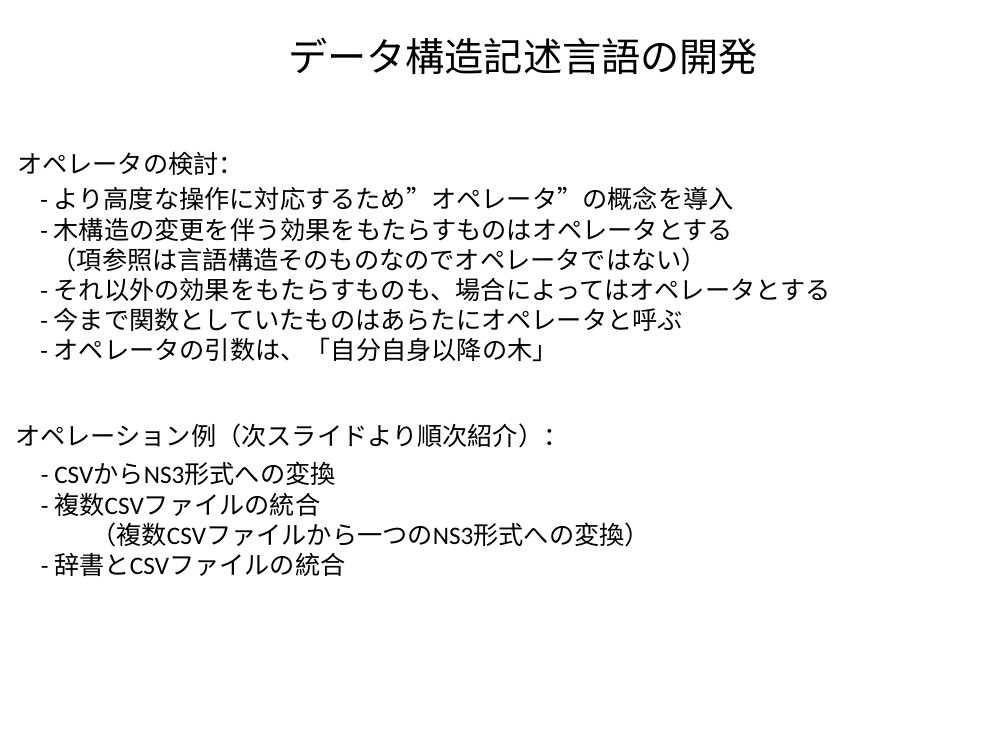
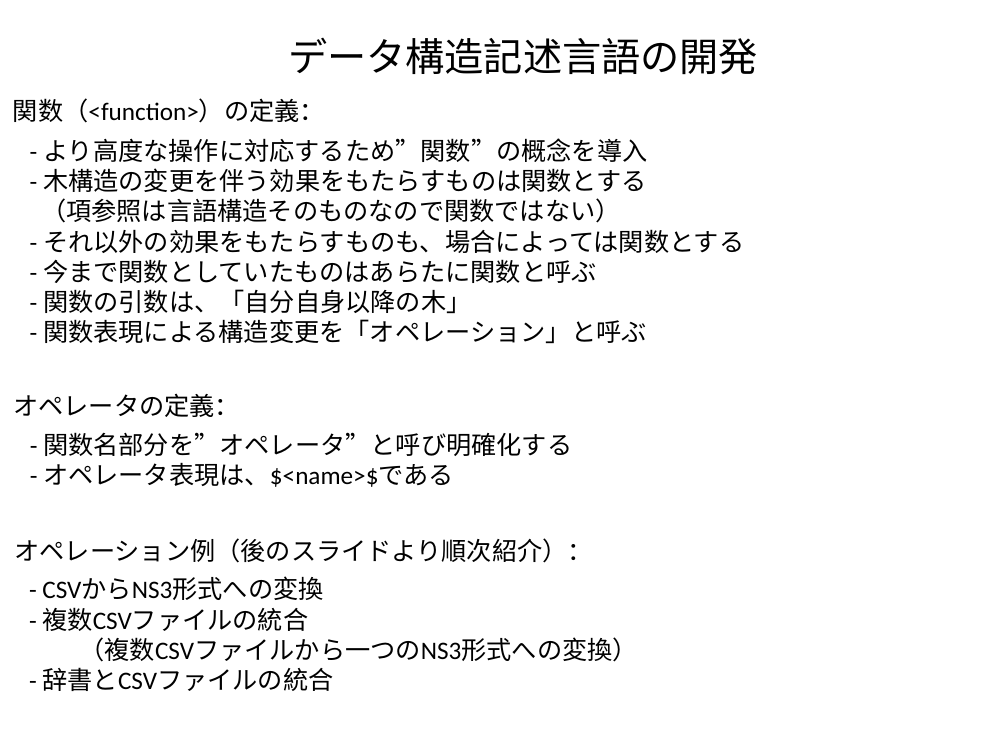
Before and after one commit to kouamano/RECURSIVE-SYSTEM, a slide deck: slide 6 of Document/tq_op_example.pptx (slide 5 before the commit). Drawn at 1008x756 pixels with LibreOffice and Linux fonts; fonts in the diff are those of the drawing. Boxes give left, top, right and bottom in pixels: in the first picture for what was removed or moved away, otherwise in the second. Text is boxed around its words. In the diff, an @@ line names an element or a change of style, - is before the commit and + after.

```diff
--- a/Document/tq_op_example.pptx
+++ b/Document/tq_op_example.pptx
@@ text added at box(13, 98, 325, 123), 18 pt, text #000000 @@
+関数（<function>）の定義：
@@ text at box(41, 138, 744, 344): text changed @@
-- より高度な操作に対応するため”オペレータ”の概念を導入
-- 木構造の変更を伴う効果をもたらすものはオペレータとする
-（項参照は言語構造そのものなのでオペレータではない）
-- それ以外の効果をもたらすものも、場合によってはオペレータとする
-- 今まで関数としていたものはあらたにオペレータと呼ぶ
-- オペレータの引数は、「自分自身以降の木」
+- より高度な操作に対応するため”関数”の概念を導入
+- 木構造の変更を伴う効果をもたらすものは関数とする
+（項参照は言語構造そのものなので関数ではない）
+- それ以外の効果をもたらすものも、場合によっては関数とする
+- 今まで関数としていたものはあらたに関数と呼ぶ
+- 関数の引数は、「自分自身以降の木」
+- 関数表現による構造変更を「オペレーション」と呼ぶ
@@ text at box(13, 393, 240, 417): text changed @@
-オペレータの検討：
+オペレータの定義：
@@ text added at box(43, 432, 572, 487), 18 pt, text #000000 @@
+- 関数名部分を”オペレータ”と呼び明確化する
+- オペレータ表現は、$<name>$である
@@ text at box(14, 538, 593, 563): text changed @@
-オペレーション例（次スライドより順次紹介）：
+オペレーション例（後のスライドより順次紹介）：
@@ text "- CSVからNS3形式への変換": place and size @@
-text "- CSVからNS3形式への変換" at box(54, 463, 650, 576)
+text "- CSVからNS3形式への変換" at box(42, 578, 638, 691)
```
Also in this commit, not shown: 2 other slides changed, 1 slide added, 1 other file.
